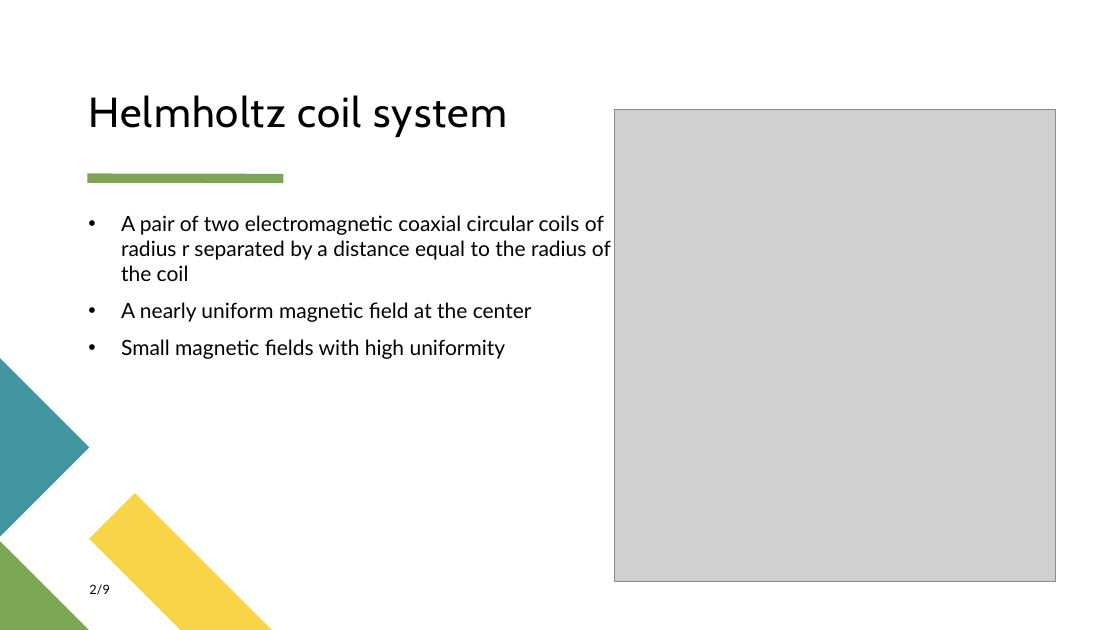
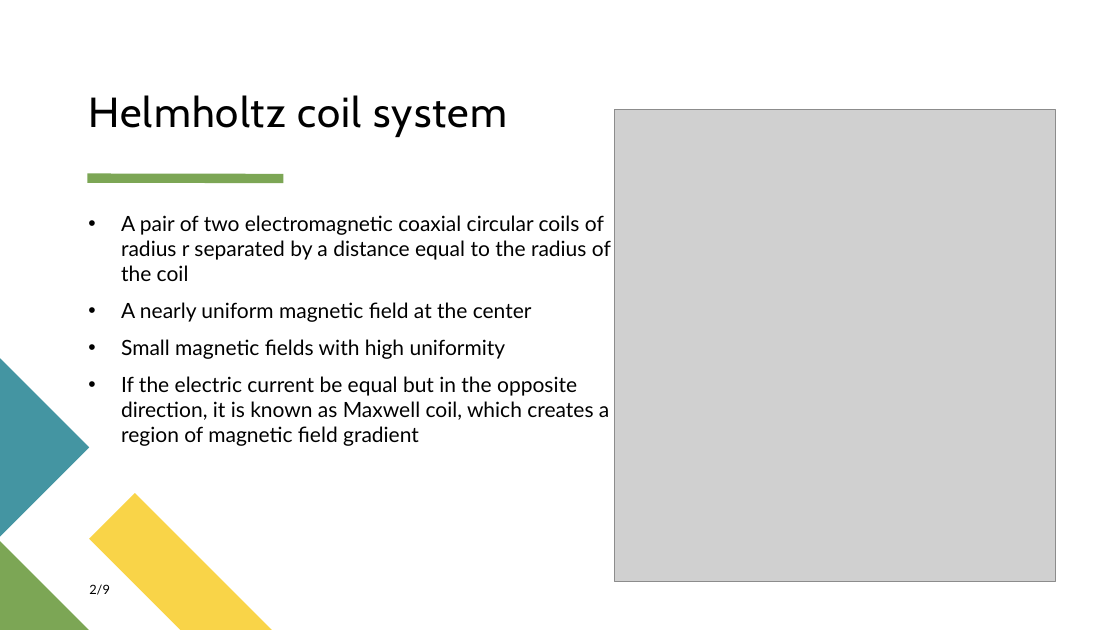
Before and after one commit to rnorouziani/3D-H3C, a slide deck: slide 2 of docs/Presentations/SRS/SRS.pptx. Drawn at 1120x630 pixels with LibreOffice and Linux fonts; fonts in the diff are those of the drawing; grey boxes stand for pictures. Boxes give left, top, right and bottom in pixels: in the first picture for what was removed or moved away, otherwise in the second. Text is boxed around its words. In the diff, an @@ line names an element or a change of style, - is before the commit and + after.

```diff
--- a/docs/Presentations/SRS/SRS.pptx
+++ b/docs/Presentations/SRS/SRS.pptx
@@ text at (121,376,609,446): paragraph added @@
+• If the electric current be equal but in the opposite direction, it is known as Maxwell coil, which creates a region of magnetic field gradient
```
Also in this commit, not shown: 5 other slides changed.
